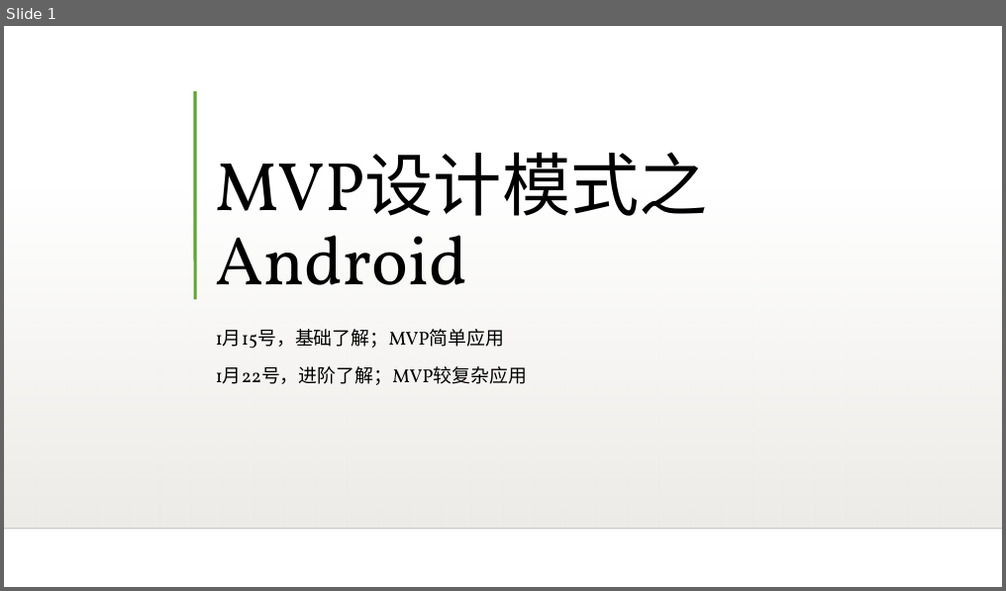
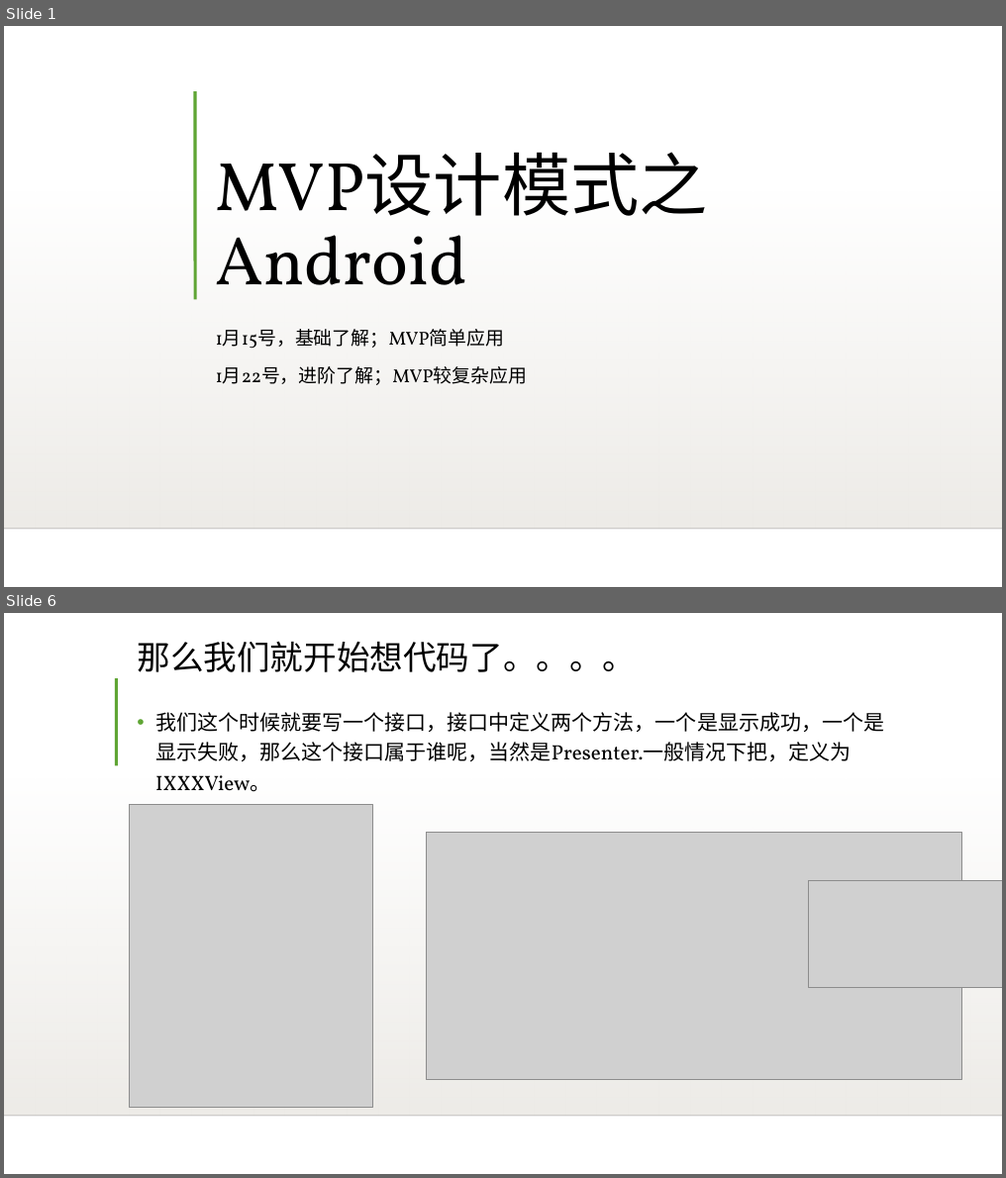
Before and after one commit to Yongcoder315/LearnUtils, a slide deck: MVP设计模式之Android.ppt. Shown one above the other, each under a label of ours: slide 1 before the commit, slides 1 and 6 after it; the slides between them are not shown. The pictures are 1006x591 and 1006x1178 pixels, drawn with LibreOffice and Linux fonts; fonts in the diff are those of the drawing; grey boxes stand for pictures; background and template pictures are left out. Boxes give left, top, right and bottom in pixels: in the first picture for what was removed or moved away, otherwise in the second. Text is boxed around its words. In the diff, an @@ line names an element or a change of style, - is before the commit and + after.

```diff
--- a/MVP设计模式之Android.ppt
+++ b/MVP设计模式之Android.ppt
@@ slide 6 added at (4,613,1002,1174), background picture (left out); not listed: 2 template elements that a slide beside it also shows @@
@@ title added at (137,641,636,672), 32 pt, text #000000 @@
+那么我们就开始想代码了。。。。
@@ line added from (116, 678) to (116, 765), #5FA534 3 pt @@
@@ text added at (155,712,884,792), 20 pt, text #000000 @@
+• 我们这个时候就要写一个接口，接口中定义两个方法，一个是显示成功，一个是显示失败，那么这个接口属于谁呢，当然是Presenter.一般情况下把，定义为IXXXView。
@@ picture added at (130,804,373,1107) @@
@@ picture added at (426,832,961,1080) @@
@@ picture added at (808,881,1002,988) @@
```
Also in this commit, not shown: 1 slide changed, 8 other slides added.
